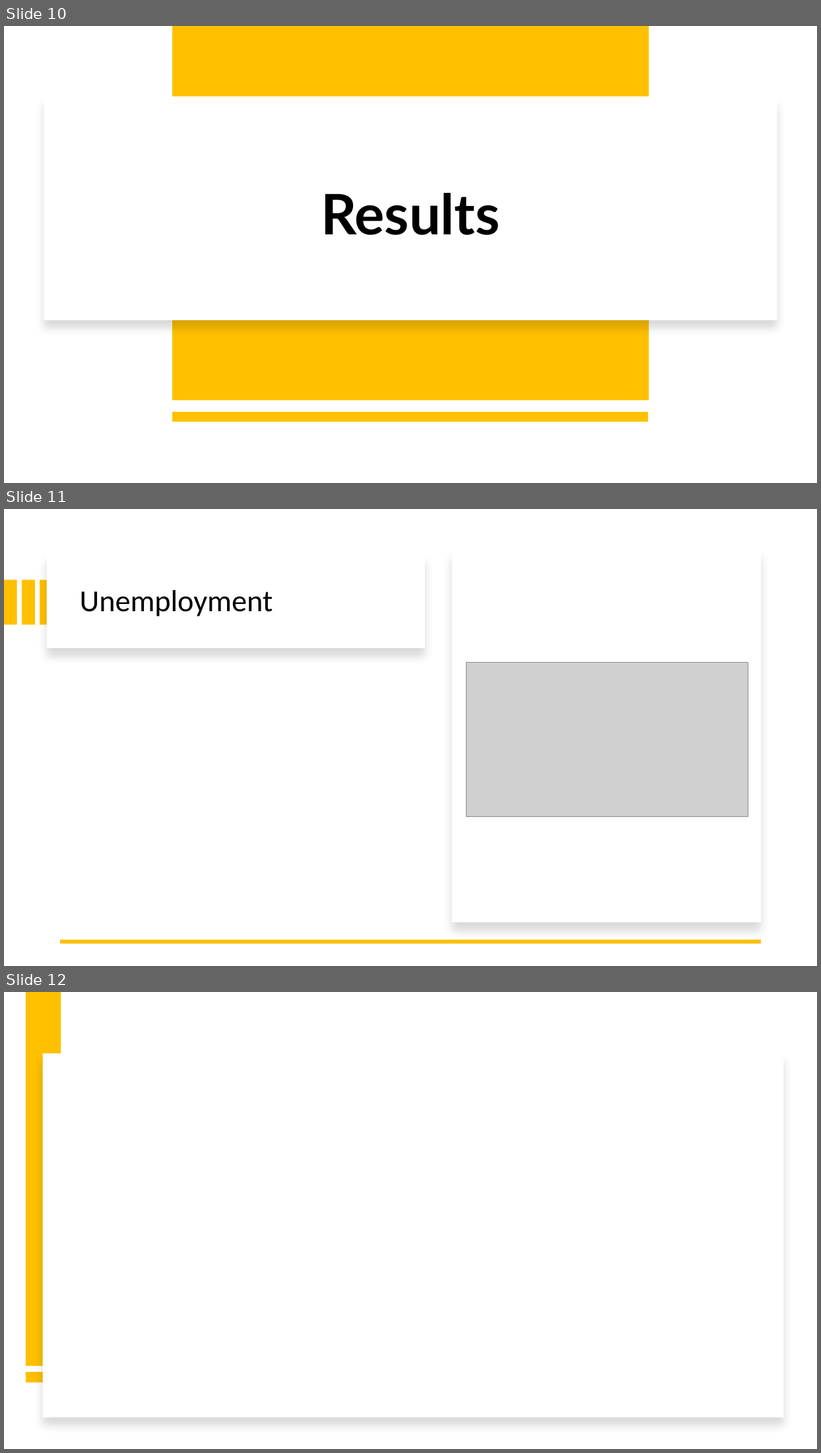
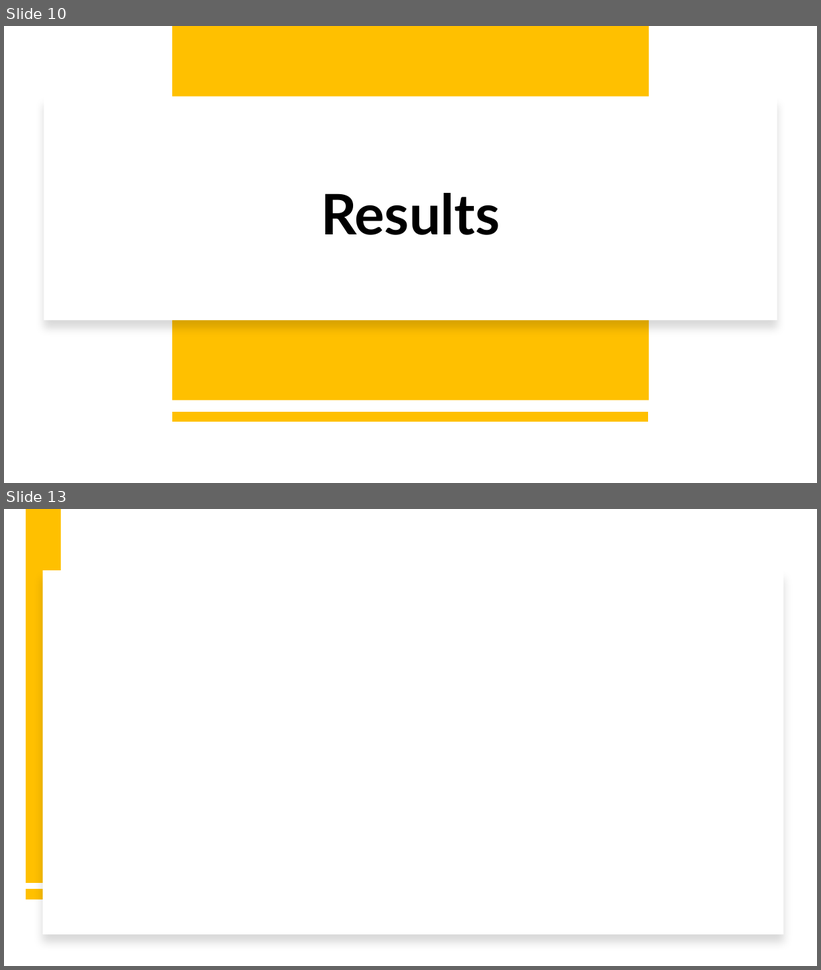
Before and after one commit to Mt122606/Curous-Conquers-, a slide deck: CuriousConquersProject/ProjectPowerpoint.pptx. Shown one above the other, each under a label of ours: slides 10, 11 and 12 before the commit, slides 10 and 13 after it; the slides between them are not shown. The pictures are 821x1453 and 821x970 pixels, drawn with LibreOffice and Linux fonts; fonts in the diff are those of the drawing; grey boxes stand for pictures. Boxes give left, top, right and bottom in pixels: in the first picture for what was removed or moved away, otherwise in the second. Text is boxed around its words. In the diff, an @@ line names an element or a change of style, - is before the commit and + after.

```diff
--- a/CuriousConquersProject/ProjectPowerpoint.pptx
+++ b/CuriousConquersProject/ProjectPowerpoint.pptx
@@ slide 11 removed at [4,509,817,966], background #FFFFFF @@
@@ rectangle removed at [47,553,425,649] @@
@@ rectangle removed at [452,550,762,923] @@
@@ rectangle removed at [4,580,17,625] @@
@@ rectangle removed at [22,580,34,625] @@
@@ rectangle removed at [40,580,53,625] @@
@@ title removed at [80,590,273,617] @@
-Unemployment
@@ picture removed at [467,662,748,817] @@
@@ line removed from (762, 942) to (60, 942) @@
@@ what was slide 12 is now slide 13 @@
```
Also in this commit, not shown: 2 slides changed, 2 slides added.
